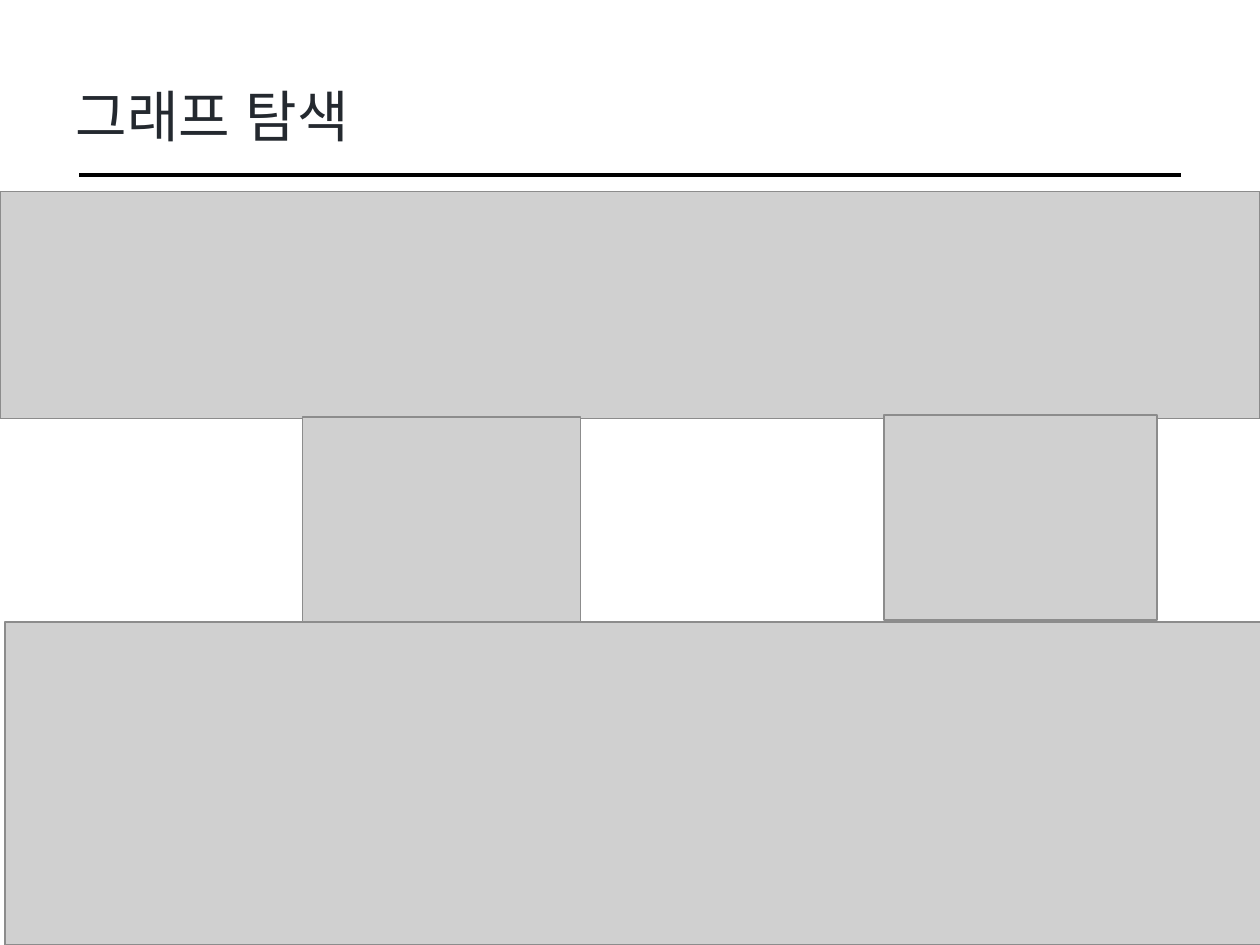
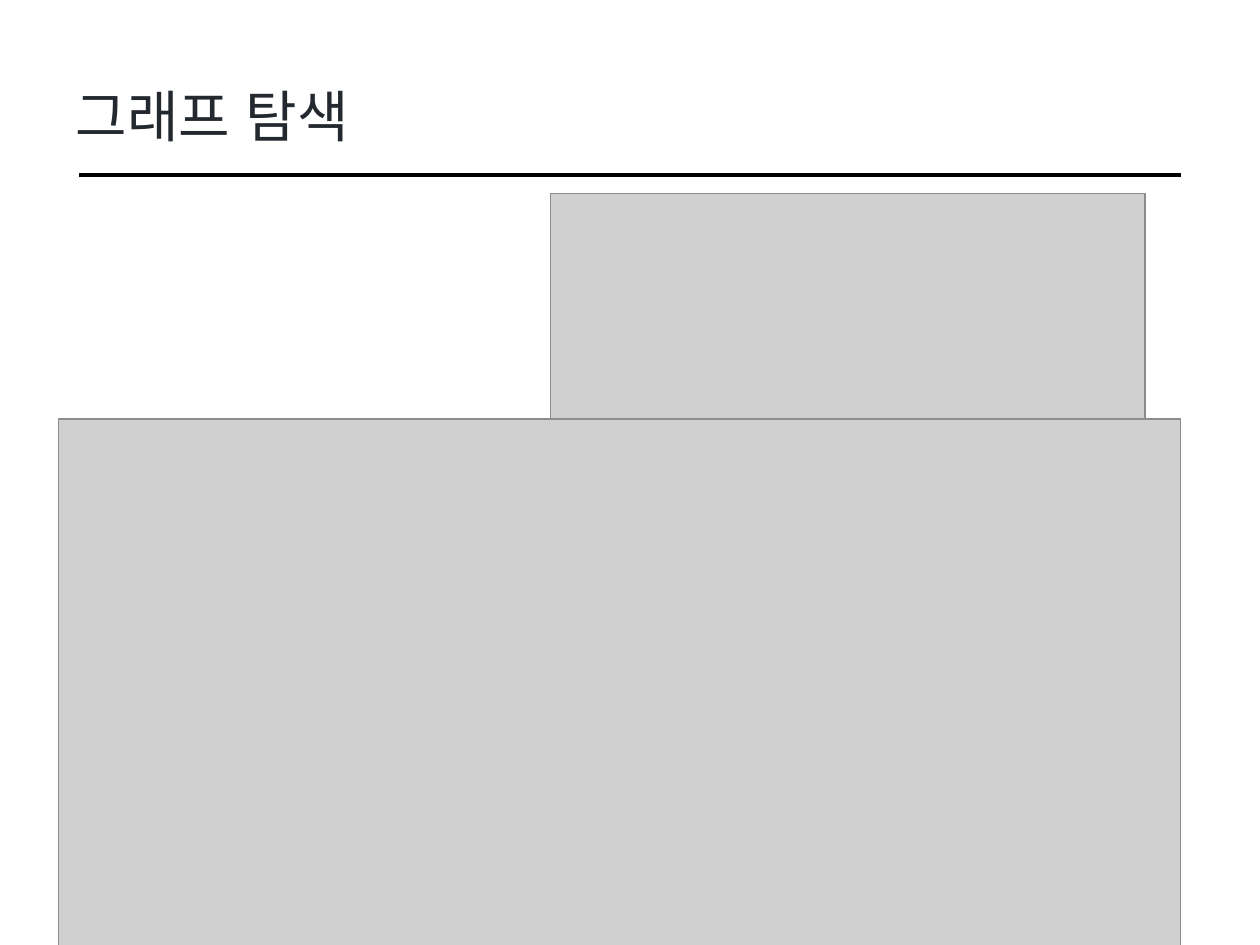
Before and after one commit to cs-study-org/algorithm-study, a slide deck: slide 8 of 07/yongki/Graph.pptx. Drawn at 1260x945 pixels with LibreOffice and Linux fonts; fonts in the diff are those of the drawing; grey boxes stand for pictures. Boxes give left, top, right and bottom in pixels: in the first picture for what was removed or moved away, otherwise in the second. Text is boxed around its words. In the diff, an @@ line names an element or a change of style, - is before the commit and + after.

```diff
--- a/07/yongki/Graph.pptx
+++ b/07/yongki/Graph.pptx
@@ picture removed at (0, 192, 1260, 418) @@
@@ picture added at (551, 193, 1145, 433) @@
@@ picture: place and size @@
-picture at (5, 622, 1260, 945)
+picture at (58, 418, 1181, 945)
@@ picture removed at (302, 417, 580, 622) @@
@@ picture removed at (885, 415, 1158, 620) @@
```
Also in this commit, not shown: 1 other slide changed, 2 other files.
